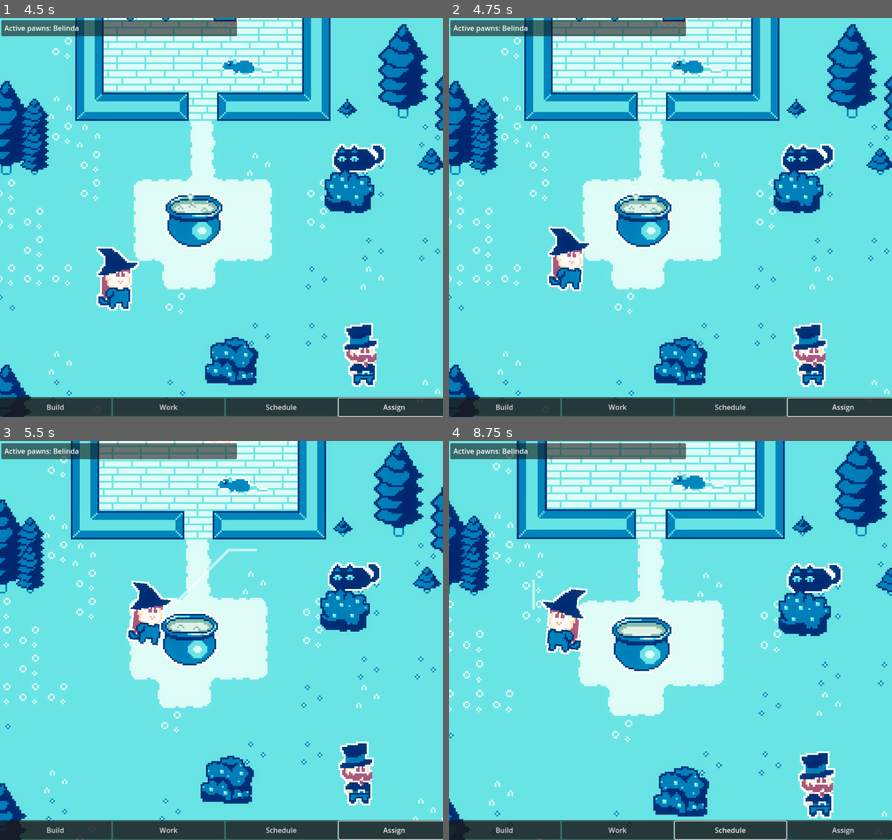
Above: before the commit, frames 1-4 (two rows, left to right).
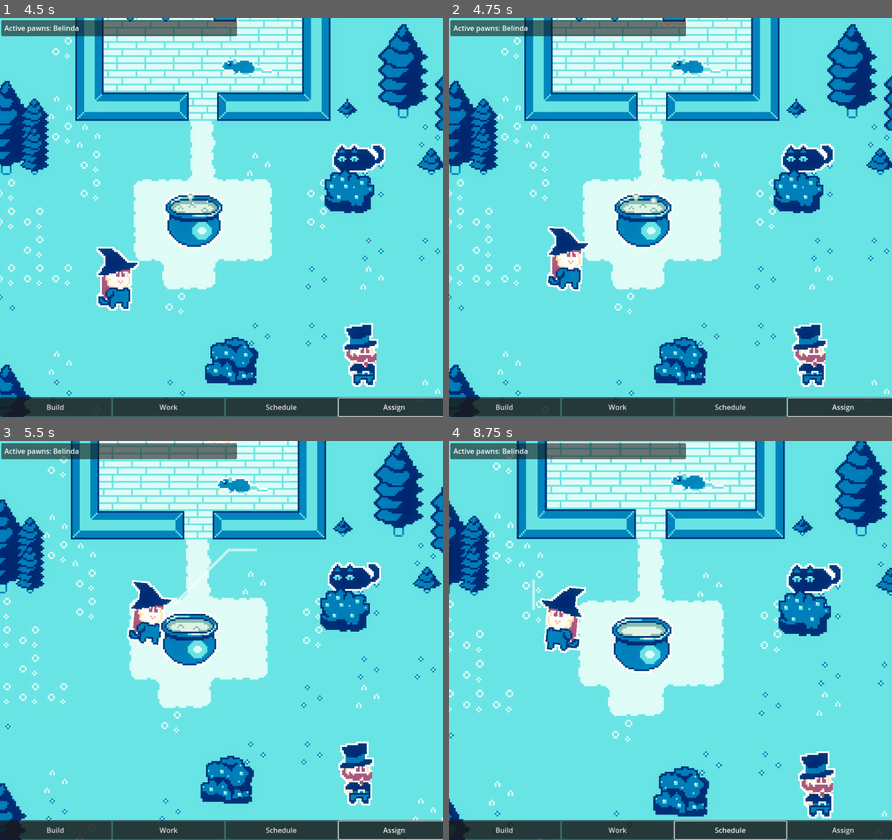
Above: after the commit, the same moments.

Repository: blueberryiswar/witchcoin
Game: Godot game, scene res://scenes/maps/start_screen.tscn
Two runs of this game, one before a commit and one after it. Both use one fixed random seed, a clock stepped at 60 frames per second and the inputs below.
Inputs (mouse positions are in pixels of both pictures, inside the frame that each line leads up to):
- Up to frame 1 (4.5 s): move the mouse to (318, 197) at 0.52 s; hold Right (right) 0.53-1.25 s; hold Right mouse button (act) 0.53-1.25 s; click (318, 197) at 0.8 s; click "Build" at 1.25 s; click "Work" at 2 s; click "Schedule" at 2.75 s; click "Assign" at 3.5 s; tap Enter at 4.25 s; move the mouse to (132, 237) at 4.27 s; hold Down (down) from 4.28 s (still down); click (132, 237) at 4.35 s
- Up to frame 2 (4.75 s): keep holding Down (down); right-click (581, 237) at 4.55 s
- Up to frame 3 (5.5 s): move the mouse to (265, 552) at 5.02 s; release Down (down) at 5.03 s; hold Right (right) from 5.03 s (still down); hold Right mouse button (act) from 5.03 s (still down); click (265, 552) at 5.3 s
- Up to frame 4 (8.75 s): move the mouse to (648, 720) at 5.77 s; release Right (right) at 5.78 s; release Right mouse button (act) at 5.78 s; hold Up (up) 5.78-6.53 s; click (648, 720) at 5.85 s; right-click (648, 720) at 6.05 s; move the mouse to (803, 700) at 6.52 s; hold Ctrl (mult_select) 6.53-7.28 s; hold Left (left) 6.53-8.03 s; click (803, 700) at 6.8 s; move the mouse to (537, 580) at 7.27 s; tap Middle mouse button (pan) at 7.35 s; right-click (537, 580) at 7.55 s; move the mouse to (692, 640) at 8.02 s; hold Down (down) from 8.03 s (still down); hold Mouse wheel up (zoom_in) from 8.03 s (still down); click (692, 640) at 8.3 s

Frame 1 is identical in both runs. In frame 2, 0.3% of the frame differs, in the area x 22-32%, y 52-69%; in frame 3, 0.3%; in frame 4, 0.7%, in the area x 20-32%, y 36-54%.

Commit message:
solid cells mit schatzi :****

Diff:
--- a/scripts/entities/pawn.gd
+++ b/scripts/entities/pawn.gd
@@ -23,7 +23,7 @@
 @export var active : bool = false
 @export var controllable : bool = false
 
-var current_pos : Vector2
+var current_pos : Vector2i
 
 signal active_pawn_changed()
 
@@ -47,8 +47,7 @@
 		pass
 
 func _process(delta):
-	#current_pos = floor(global_position/16)
-	#path_finder.astar_grid.set_point_solid(current_pos,true)
+	update_current_pos()
 	if(is_moving):
 		if(active):
 			update_line()
@@ -90,6 +89,24 @@
 	if(id_path.is_empty()) == false:
 		current_id_path = id_path
 		current_point_path = path_finder.get_my_points(global_position, end_target_position)
+
+func update_current_pos():
+	var pos_temp : Vector2i = floor(global_position/16)
+	if pos_temp == current_pos:
+		return
+	if current_pos != null:
+		print("solid entfernt: " + str(current_pos))
+		path_finder.astar_grid.set_point_solid(current_pos,false)
+	current_pos = pos_temp
+	if end_target_position != Vector2.ZERO:
+		move_to(end_target_position)
+	path_finder.astar_grid.set_point_solid(current_pos,true)
+	path_finder.astar_grid.update()
+	print("solid gesetzt: " + str(current_pos))
+
+
+
+
 
 func pick_up(target_item : Item):
 	item_manager.remove_item(target_item)
--- a/scripts/system/PathFinding.gd
+++ b/scripts/system/PathFinding.gd
@@ -26,6 +26,7 @@
 			if build_data != null and build_data.get_custom_data("solid") or ground_data != null and ground_data.get_custom_data("solid"):
 				astar_grid.set_point_solid(tile_position)
 
+
 func get_my_path(start, to):
 	var id_path = astar_grid.get_id_path(
 		tile_map.local_to_map(start),
